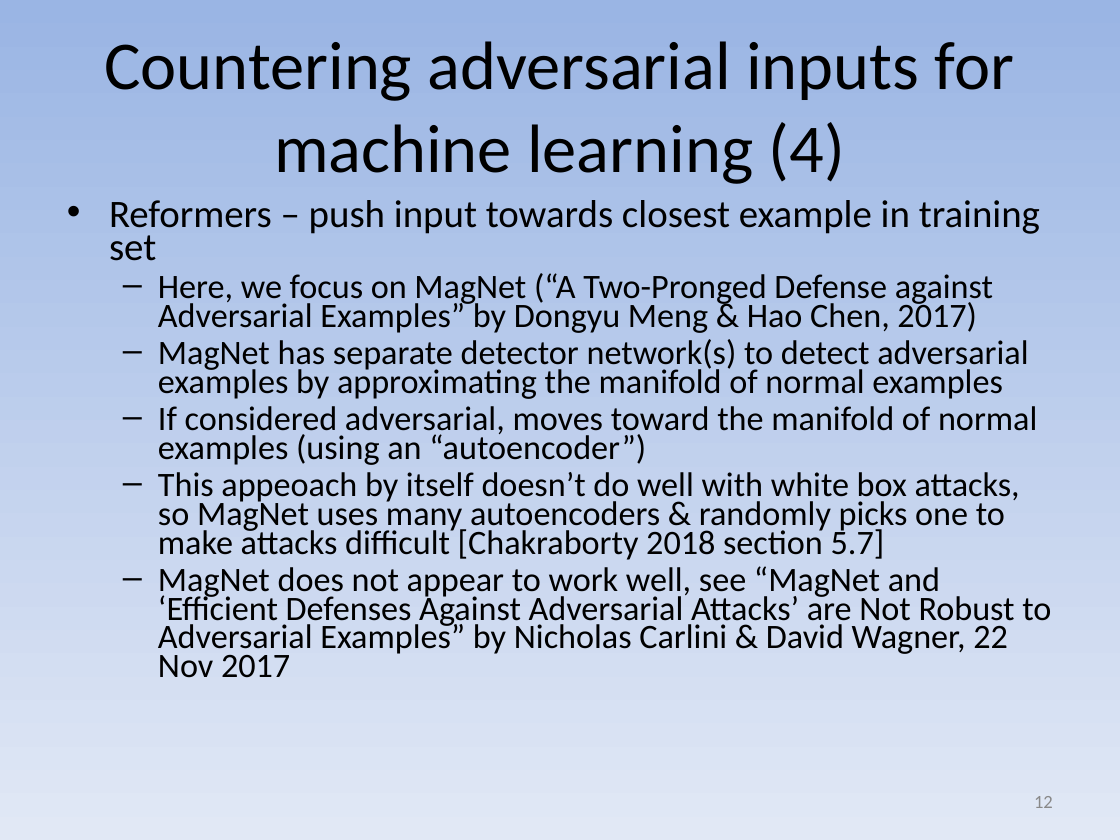
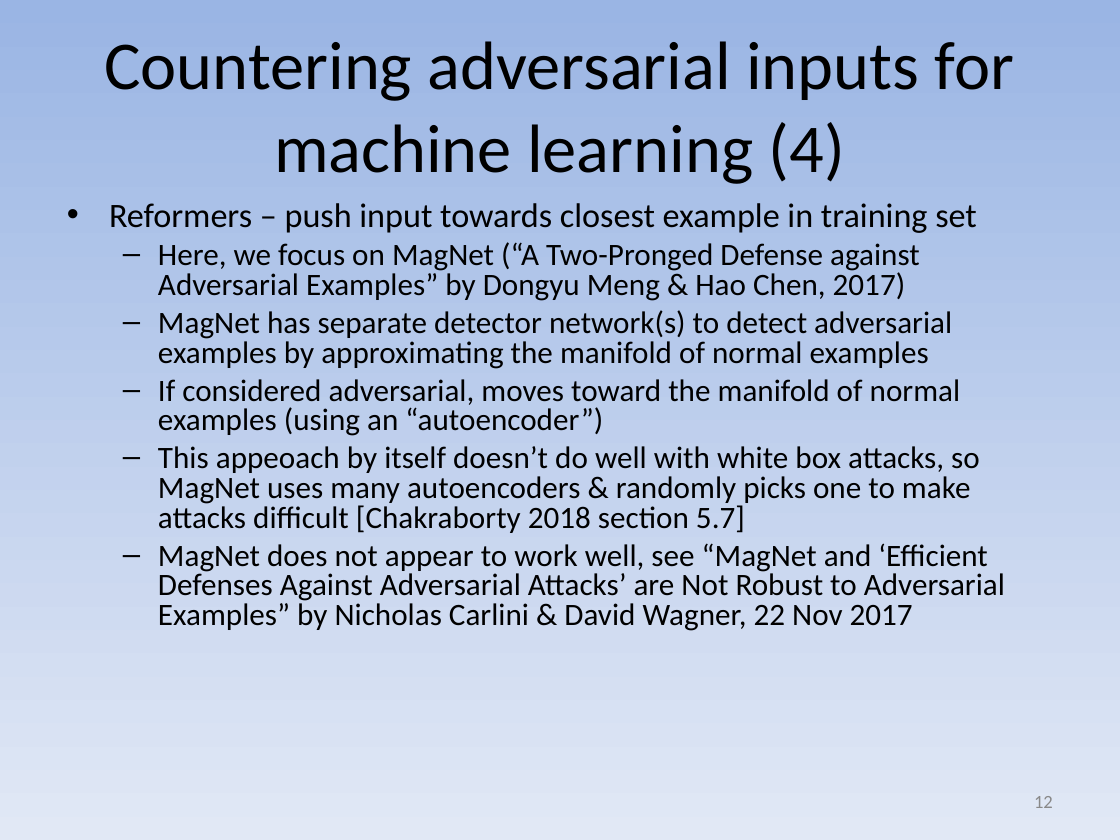
Before and after one commit to david-a-wheeler/david-a-wheeler.github.io, a slide deck: slide 12 of secure-class/presentations/Secure-Software-10-Misc.ppt. Drawn at 1120x840 pixels with LibreOffice and Linux fonts; fonts in the diff are those of the drawing. Boxes give left, top, right and bottom in pixels: in the first picture for what was removed or moved away, otherwise in the second. Text is boxed around its words. In the diff, an @@ line names an element or a change of style, - is before the commit and + after.

```diff
--- a/secure-class/presentations/Secure-Software-10-Misc.ppt
+++ b/secure-class/presentations/Secure-Software-10-Misc.ppt
@@ text "Reformers – push input towards ..." at (109, 203, 1005, 631): size 25 to 22 pt in "Reformers – push input towards closest example ..."; size 22 to 20 pt; line spacing 0.7 to 0.8 @@
```
Also in this commit, not shown: 2 other slides changed.
